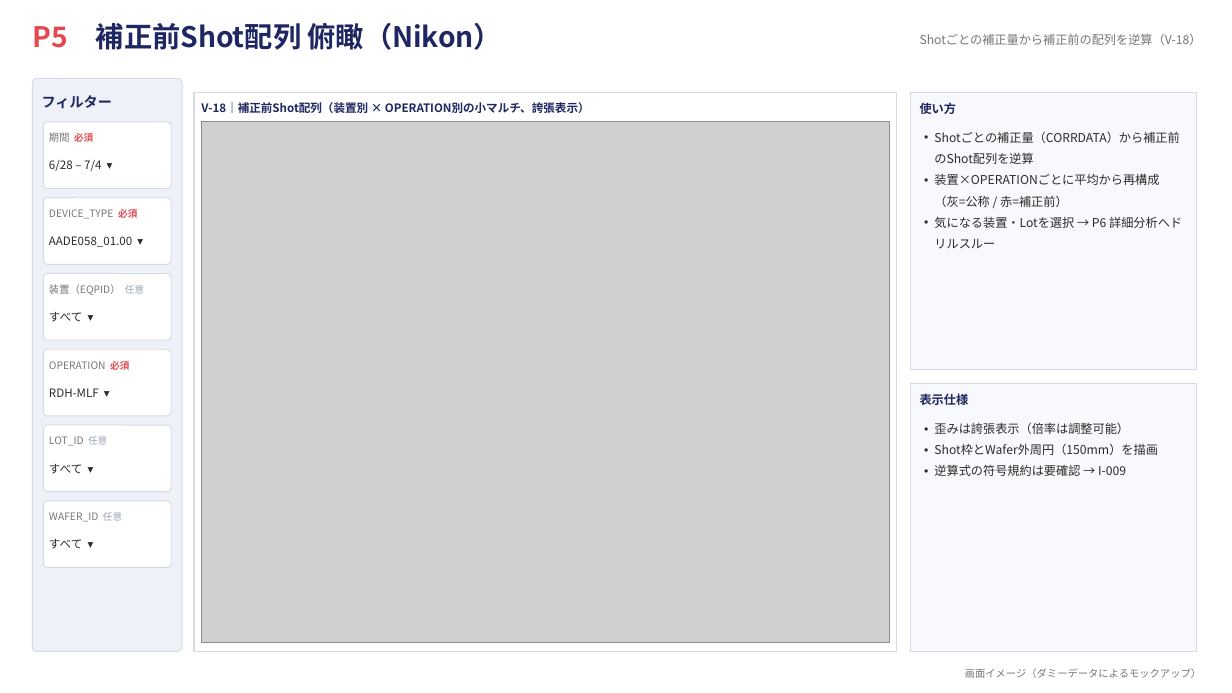
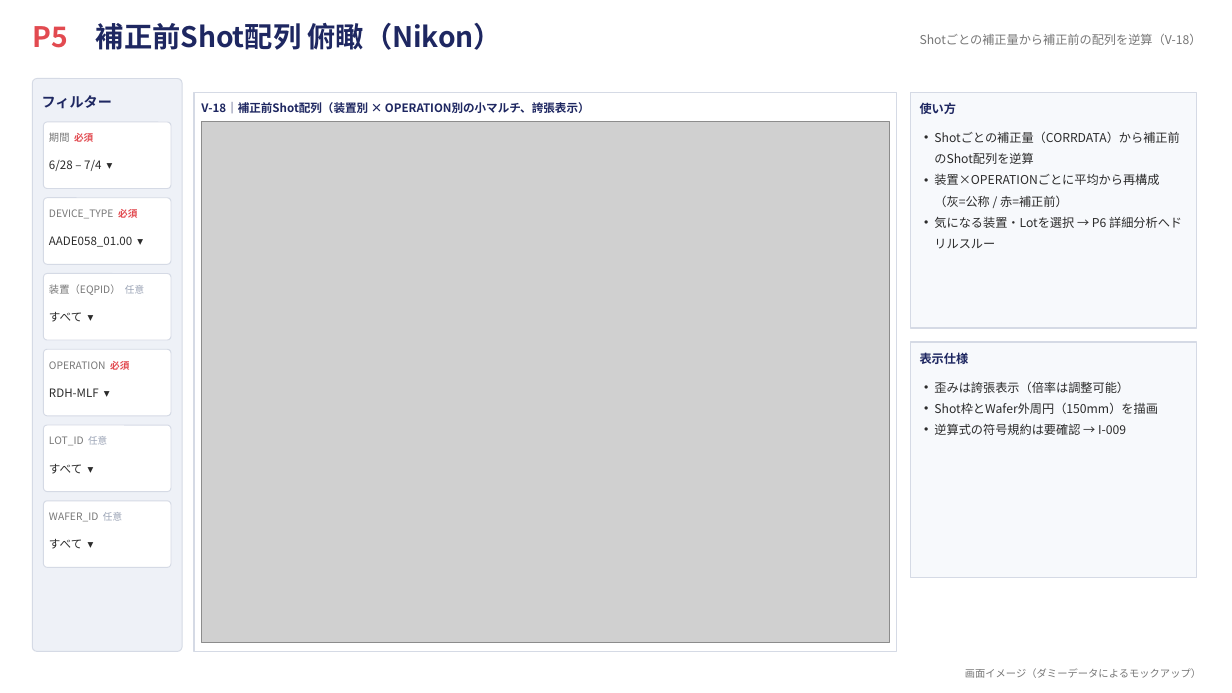
Before and after one commit to rsakamoto-0824/PowerBI_LithoBooster_DashBoard, a slide deck: slide 6 of dashboard_mockup.pptx. Drawn at 1232x693 pixels with LibreOffice and Linux fonts; fonts in the diff are those of the drawing; grey boxes stand for pictures. Boxes give left, top, right and bottom in pixels: in the first picture for what was removed or moved away, otherwise in the second. Text is boxed around its words. In the diff, an @@ line names an element or a change of style, - is before the commit and + after.

```diff
--- a/dashboard_mockup.pptx
+++ b/dashboard_mockup.pptx
@@ rectangle: place and size @@
-rectangle at bbox=[910, 92, 1197, 370]
+rectangle at bbox=[910, 92, 1197, 328]
@@ rectangle: place and size @@
-rectangle at bbox=[910, 384, 1197, 652]
+rectangle at bbox=[910, 342, 1197, 578]
@@ text "表示仕様": place and size @@
-text "表示仕様" at bbox=[920, 393, 969, 405]
+text "表示仕様" at bbox=[920, 352, 969, 364]
@@ text "歪みは誇張表示（倍率は調整可能）": place and size @@
-text "歪みは誇張表示（倍率は調整可能）" at bbox=[934, 422, 1157, 476]
+text "歪みは誇張表示（倍率は調整可能）" at bbox=[934, 381, 1157, 435]
```
Also in this commit, not shown: 5 other slides changed, 4 other files.
